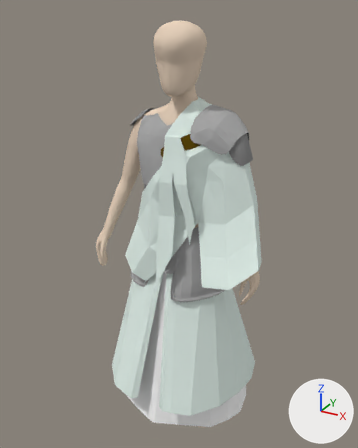
What one commit did to the Blender file Blenderkram/Modelle/WIP-Modelle/Boss.blend.
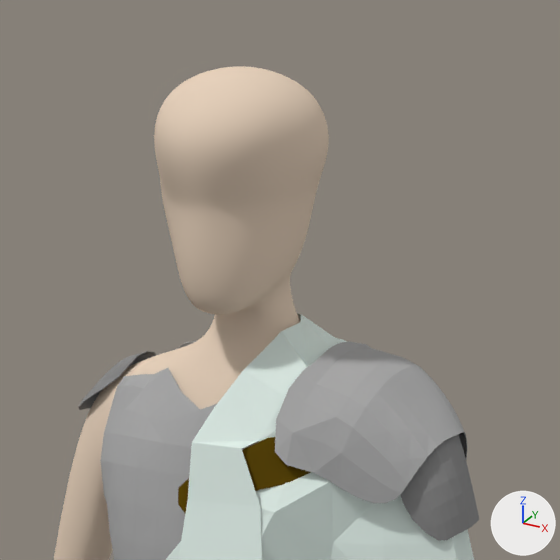
Each version is shown whole from a camera (50 mm lens) standing at (1.195, -2.194, 2.357) and looking at (-0.031, 0.035, 1.242), then close up on the part from 30% to 78% of the width and 0% to 38% of the height. Lighting does not change. The marker at lower right points along +X, +Y and +Z.

Objects in the first close-up: 'Body', 'HeavyPlateArmor', 'Plane.001'.
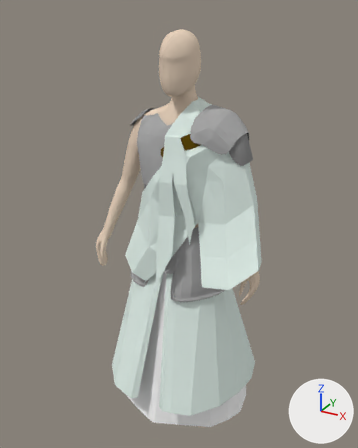
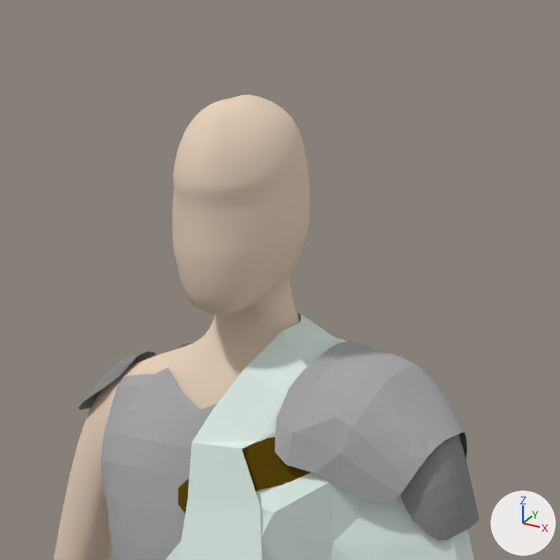
What changed in the scene script:
```text
Change me_cube:
    used by ob_body; location = (0.0, 0.0, -0.004); scale = (1.28, 1.28, 1.28)
    remove me_cube.from_pydata(...)  # 800 vertices, 798 faces; spans x -0.39..0.39, y -0.14..0.13, z 0.0..1.8
    add me_cube.from_pydata(...)  # 851 vertices, 847 faces; spans x -0.39..0.39, y -0.14..0.13, z 0.0..1.77
    me_cube part 1
    14 vertices are removed from x -0.07..0.07, y -0.09..0.07, z 1.67..1.79
    38 faces are deleted
    4 vertices in x -0.06..0.06, y -0.09..-0.07, z 1.65 move by (0.0, 0.0, -0.04)
    53 vertices move from x -0.11..0.11, y -0.12..0.09, z 1.65..1.8 to x -0.08..0.08, y -0.11..0.09, z 1.61..1.77
    65 vertices are added at x -0.07..0.07, y -0.1..0.09, z 1.64..1.77
    87 new faces join them
```

Pixel boxes [x1, y1, x2, y2] of what changed, in the close-ups (560 x 560 px):
'Body', reshaped
    before: [54, 66, 329, 560]
    after: [54, 95, 310, 560]
part 1 of me_cube, built on
    before: [154, 66, 329, 242]
    after: [172, 95, 310, 242]
